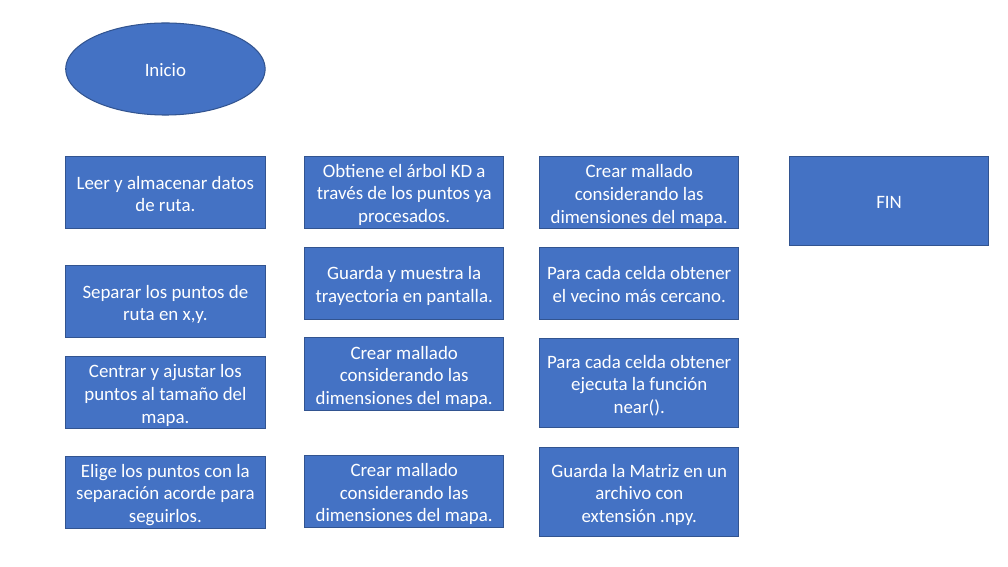
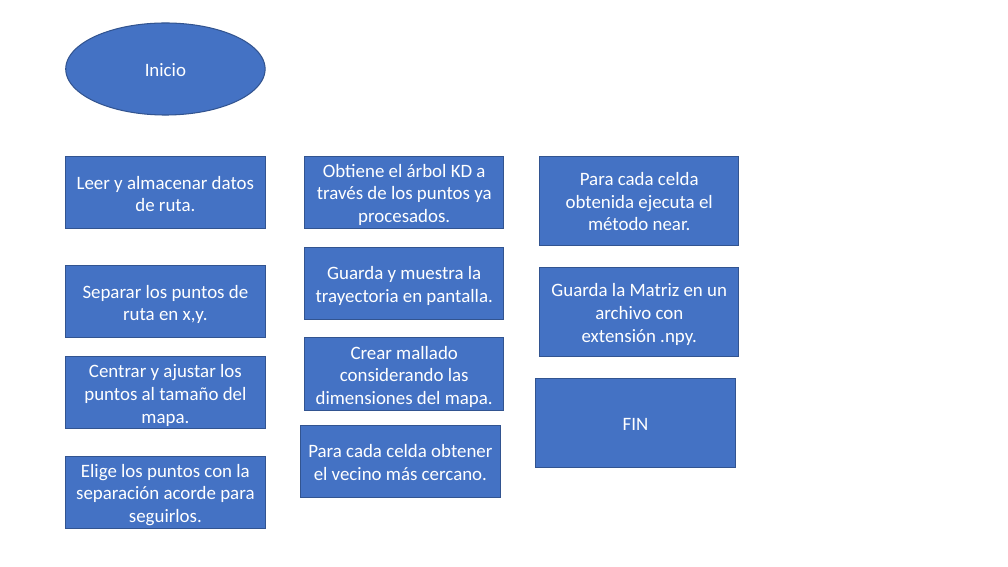
Before and after one commit to lfzarazuaa/Tesis_Lider_Seguidor, a slide deck: slide 1 of Diagramas_de_flujo.pptx. Drawn at 1008x567 pixels with LibreOffice and Linux fonts; fonts in the diff are those of the drawing. Boxes give left, top, right and bottom in pixels: in the first picture for what was removed or moved away, otherwise in the second. Text is boxed around its words. In the diff, an @@ line names an element or a change of style, - is before the commit and + after.

```diff
--- a/Diagramas_de_flujo.pptx
+++ b/Diagramas_de_flujo.pptx
@@ rectangle "Para cada celda obtenida ejecuta ...": place and size @@
-rectangle "Para cada celda obtenida ejecuta ..." at (540, 339, 740, 428)
+rectangle "Para cada celda obtenida ejecuta ..." at (540, 157, 740, 246)
@@ rectangle removed at (540, 157, 740, 229) @@
-Crear mallado considerando las dimensiones del mapa.
@@ text in rectangle at (566, 172, 713, 230): text changed @@
-Para cada celda obtener ejecuta la función near().
+Para cada celda obtenida ejecuta el método near.
@@ rectangle "Guarda la Matriz en un ...": place and size @@
-rectangle "Guarda la Matriz en un ..." at (540, 448, 740, 537)
+rectangle "Guarda la Matriz en un ..." at (540, 268, 740, 357)
@@ rectangle "FIN": place and size @@
-rectangle "FIN" at (789, 157, 989, 246)
+rectangle "FIN" at (536, 379, 736, 468)
@@ rectangle "Para cada celda obtener el ...": place and size @@
-rectangle "Para cada celda obtener el ..." at (540, 248, 740, 321)
+rectangle "Para cada celda obtener el ..." at (301, 425, 501, 498)
@@ rectangle removed at (305, 456, 504, 529) @@
-Crear mallado considerando las dimensiones del mapa.
```
Also in this commit, not shown: 1 other slide changed, 8 slides added, 1 slide removed.
